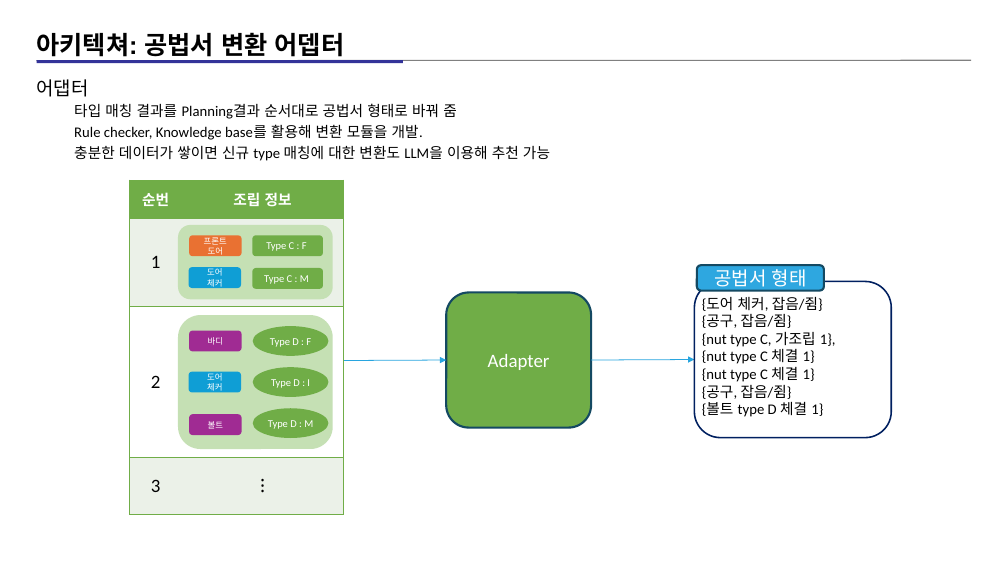
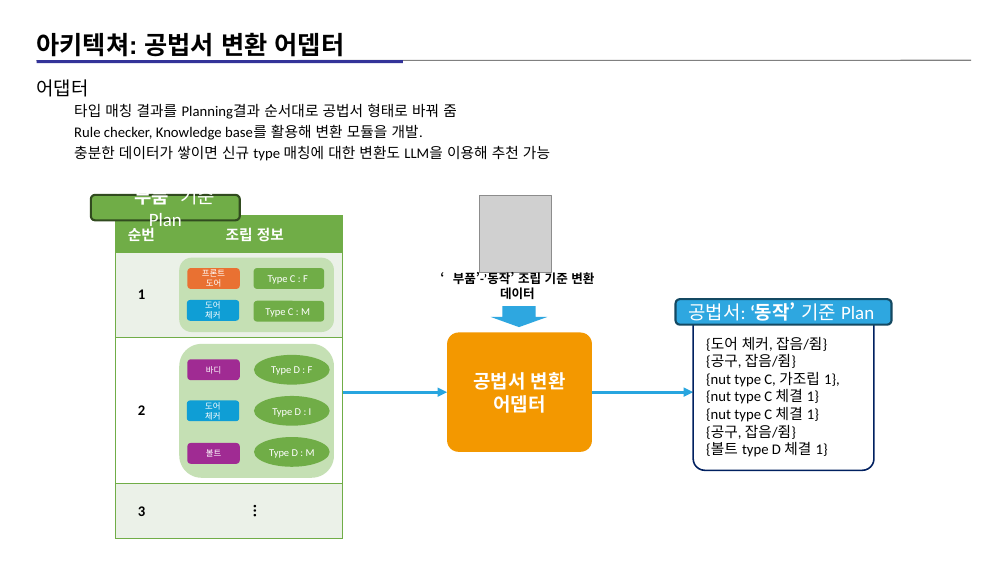
Before and after one commit to kimz1121/test, a slide deck: slide 10 of 현대차 심볼릭 플레너 예시 설명 자료_10_아키텍쳐_자료(작성중).pptx. Drawn at 1008x567 pixels with LibreOffice and Linux fonts; fonts in the diff are those of the drawing; grey boxes stand for pictures. Boxes give left, top, right and bottom in pixels: in the first picture for what was removed or moved away, otherwise in the second. Text is boxed around its words. In the diff, an @@ line names an element or a change of style, - is before the commit and + after.

```diff
--- a/현대차 심볼릭 플레너 예시 설명 자료_10_아키텍쳐_자료(작성중).pptx
+++ b/현대차 심볼릭 플레너 예시 설명 자료_10_아키텍쳐_자료(작성중).pptx
@@ rounded rectangle added at [91,195,240,221], fill #70AD47, outline #314C1F 2 pt, 18 pt, text #FFFFFF @@
+‘부품’ 기준 Plan
@@ picture added at [479,195,551,272] @@
@@ table at [116,216,343,539] @@
@@ size 18 to 14 pt, bold on in "1", "2", "3", "⁝" @@
@@ table: place and size @@
-table at [129,180,343,515]
+table at [116,216,343,539]
@@ 5 rounded rectangles: place and size @@
-5 rounded rectangles at [178,225,333,299]
+5 rounded rectangles at [179,258,334,332]
@@ rounded rectangle removed at [446,293,591,428] @@
-Adapter
@@ text added at [453,270,594,299], 12 pt, text #000000, bold @@
+‘부품’-’동작’ 조립 기준 변환
+데이터
@@ rounded rectangle "공법서: ‘동작’ 기준 Plan": place and size @@
-rounded rectangle "공법서: ‘동작’ 기준 Plan" at [697,265,824,291]
+rounded rectangle "공법서: ‘동작’ 기준 Plan" at [676,299,892,325]
@@ down arrow added at [491,306,547,327], fill #2EA7E0 @@
@@ text in rounded rectangle at [689,303,874,325]: text changed @@
-공법서 형태
+공법서: ‘동작’ 기준 Plan
@@ rounded rectangle: place and size @@
-rounded rectangle at [695,281,892,438]
+rounded rectangle at [693,314,874,470]
@@ rounded rectangle at [693,314,874,470]: proportions changed @@
@@ rounded rectangle added at [447,333,592,452], fill #F39800, 18 pt, text #FFFFFF, bold @@
+공법서 변환 어뎁터
@@ text "{도어 체커, 잡음/쥠}": place and size @@
-text "{도어 체커, 잡음/쥠}" at [702,297,836,417]
+text "{도어 체커, 잡음/쥠}" at [706,337,840,457]
@@ arrow moved from (312, 361) - (446, 360) to (332, 392) - (447, 392) @@
@@ arrow (332, 392) - (447, 392): stroke #29A5DF 0.75 pt to #29A5DF 3 pt @@
@@ 4 rounded rectangles, 3 ellipses, 1 arrow: place and size @@
-4 rounded rectangles, 3 ellipses, 1 arrow at [178,315,695,449]
+4 rounded rectangles, 3 ellipses, 1 arrow at [179,344,693,478]
@@ arrow (592, 392) - (693, 392): stroke #29A5DF 0.75 pt to #29A5DF 3 pt @@
```
Also in this commit, not shown: 1 other slide changed.
